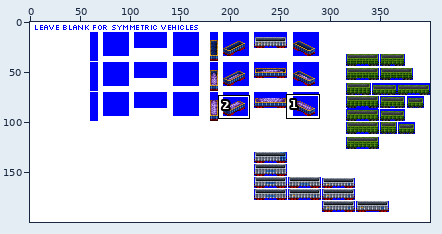
A sprite sheet gets an edit: src/graphics/pony/aggregates_car_pony_gen_5C.png. The first picture is a wide view before the edit; the outline marks the close-up.
Close-up. As it was:
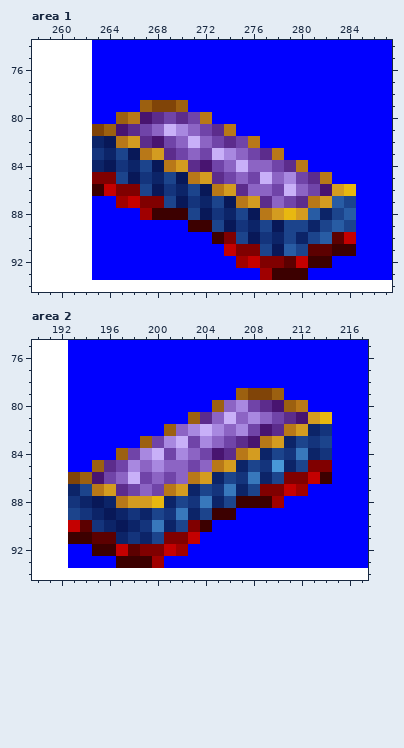
The file is 400x200 pixels. Shown: area 1: x 258..287, y 74..94; area 2: x 190..217, y 75..94. The commit also changed other parts of the picture, which this record leaves out.
Once edited:
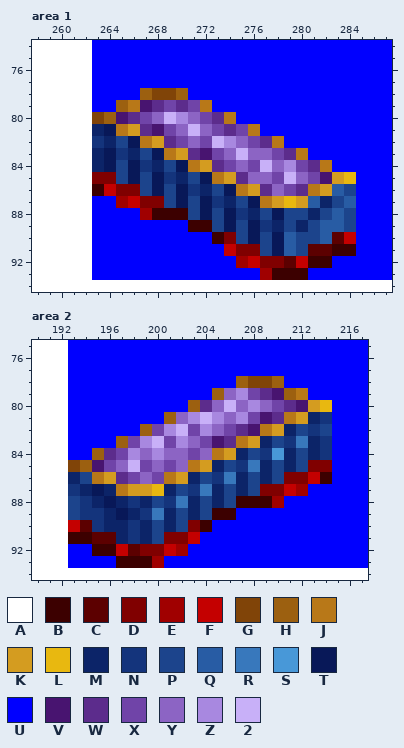
Palette (. is transparent): A #ffffff  B #3c0000  C #5c0000  D #800000  E #a00000  F #c40000  G #804408  H #9c6010  J #b87818  K #d49c20  L #e8b810  M #0c2468  N #14347c  P #1c448c  Q #285ca4  R #3878bc  S #4898d8  T #081858  U #0000ff  V #481470  W #5c2c8c  X #7044a8  Y #8c64c4  Z #a888e0  2 #c8b0f8
What changed:
--- area 1
@@ x 258..287 @@
 77 AAAAAUUUUUUUUUUUUUUUUUUUUUUUUU
-78 AAAAAUUUUUUUUUUUUUUUUUUUUUUUUU
-79 AAAAAUUUUHGGHUUUUUUUUUUUUUUUUU
-80 AAAAAUUHJVWXWXJUUUUUUUUUUUUUUU
-81 AAAAAGHVWXY2ZYXWJUUUUUUUUUUUUU
-82 AAAAAMTJKWVXY2YXWXJUUUUUUUUUUU
-83 AAAAANMPTJKWXYX2ZYXWJUUUUUUUUU
-84 AAAAAMTNMPTJKWVXY2YYXWJUUUUUUU
-85 AAAAADDPTNMPTJKWXYX2YZXWJUUUUU
-86 AAAAABFDDPTNMPTJKWYYX2YXVKLUUU
-87 AAAAAUUEFDDPTNMPTJKWYXWJKQPUUU
-88 AAAAAUUUUEBBBPTNMPTJKLKQMPQUUU
-89 AAAAAUUUUUUUUBBPTNMPTPPMPQPUUU
-90 AAAAAUUUUUUUUUUBDPTNMPMPQCFUUU
+78 AAAAAUUUUHGGHUUUUUUUUUUUUUUUUU
+79 AAAAAUUHJVWXWXJUUUUUUUUUUUUUUU
+80 AAAAAGHVWXY2ZYXWJUUUUUUUUUUUUU
+81 AAAAAMTJKWVXY2YXWXJUUUUUUUUUUU
+82 AAAAANMPTJKWXYX2ZYXWJUUUUUUUUU
+83 AAAAAMTNMPTJKWVXY2YYXWJUUUUUUU
+84 AAAAAMTPTNMPTJKWXYX2YZXWJUUUUU
+85 AAAAADDPTPTNMPTJKWYYX2YXVKLUUU
+86 AAAAABFDDPTPTNMPTJKWYXWJKQPUUU
+87 AAAAAUUEFDDPTPTNMPTJKLKQMPQUUU
+88 AAAAAUUUUEBBBPTPTNMPTPPMPQPUUU
+89 AAAAAUUUUUUUUBBPTPTNMPMPQQPUUU
+90 AAAAAUUUUUUUUUUBDPTPTQPPQCFUUU
 91 AAAAAUUUUUUUUUUUFDDPTQPCCBBUUU
--- area 2
@@ x 190..217 @@
 77 AAAUUUUUUUUUUUUUUUUUUUUUUUUU
-78 AAAUUUUUUUUUUUUUUUUUUUUUUUUU
-79 AAAUUUUUUUUUUUUUUHGGHUUUUUUU
-80 AAAUUUUUUUUUUUUHYZXWVHJUUUUU
-81 AAAUUUUUUUUUUHWY2YZYXWVKLUUU
-82 AAAUUUUUUUUHYZ2ZYZXVWJKMNUUU
-83 AAAUUUUUUHXZ2XZYXWVJKMPNPUUU
-84 AAAUUUUHXZ2XZYXVWJKMPNRMNUUU
-85 AAAUUHWXZYZYYXYJKMPNSMPDDUUU
-86 AAAGHVXY2XYXYJKMPNRMPDDFBUUU
-87 AAAMPJKWXYXJKMPNRMPDDFEUUUUU
-88 AAANMTMJKKLMPNRMPBBBEUUUUUUU
-89 AAAPNMTMNMPNRMPBBUUUUUUUUUUU
-90 AAAFCNMTMNRMPDBUUUUUUUUUUUUU
+78 AAAUUUUUUUUUUUUUUHGGHUUUUUUU
+79 AAAUUUUUUUUUUUUHYZXWVHJUUUUU
+80 AAAUUUUUUUUUUHWY2YZYXWVKLUUU
+81 AAAUUUUUUUUHYZ2ZYZXVWJKMNUUU
+82 AAAUUUUUUHXZ2XZYXWVJKMPNPUUU
+83 AAAUUUUHXZ2XZYXVWJKMPNRMNUUU
+84 AAAUUHWXZYZYYXYJKMPNSMPMNUUU
+85 AAAGHVXY2XYXYJKMPNRMPMPDDUUU
+86 AAAMPJKWXYXJKMPNRMPMPDDFBUUU
+87 AAANMTMJKKLMPNRMPMPDDFEUUUUU
+88 AAAPNMTMNMPNRMPMPBBBEUUUUUUU
+89 AAAPNNMTMNRMPMPBBUUUUUUUUUUU
+90 AAAFCNMMNMPMPDBUUUUUUUUUUUUU
 91 AAABBCCMNMPDDFUUUUUUUUUUUUUU
